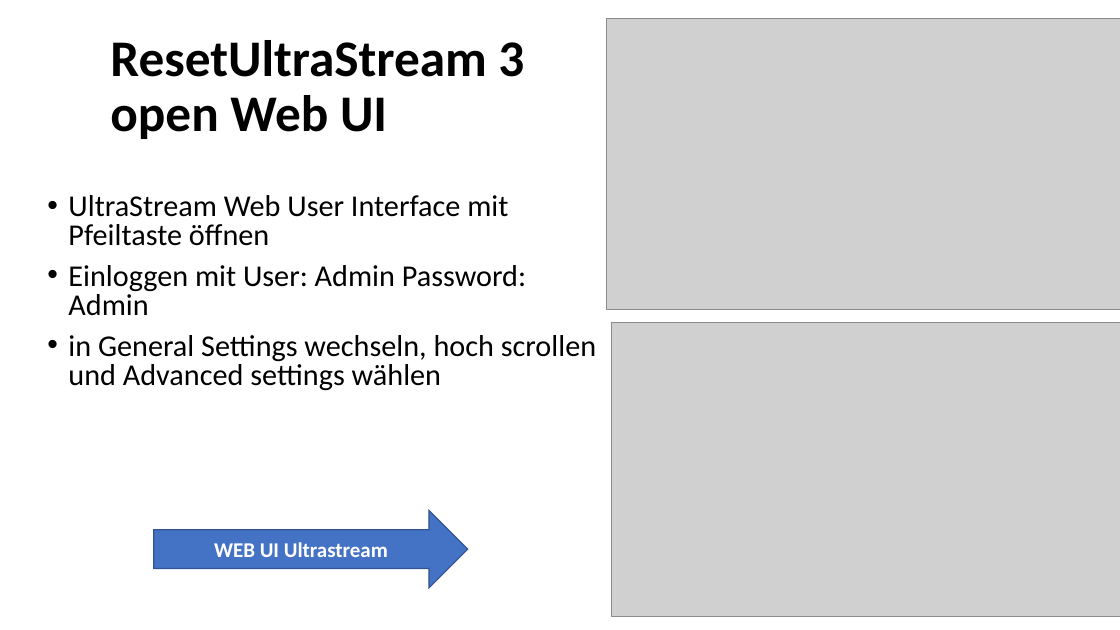
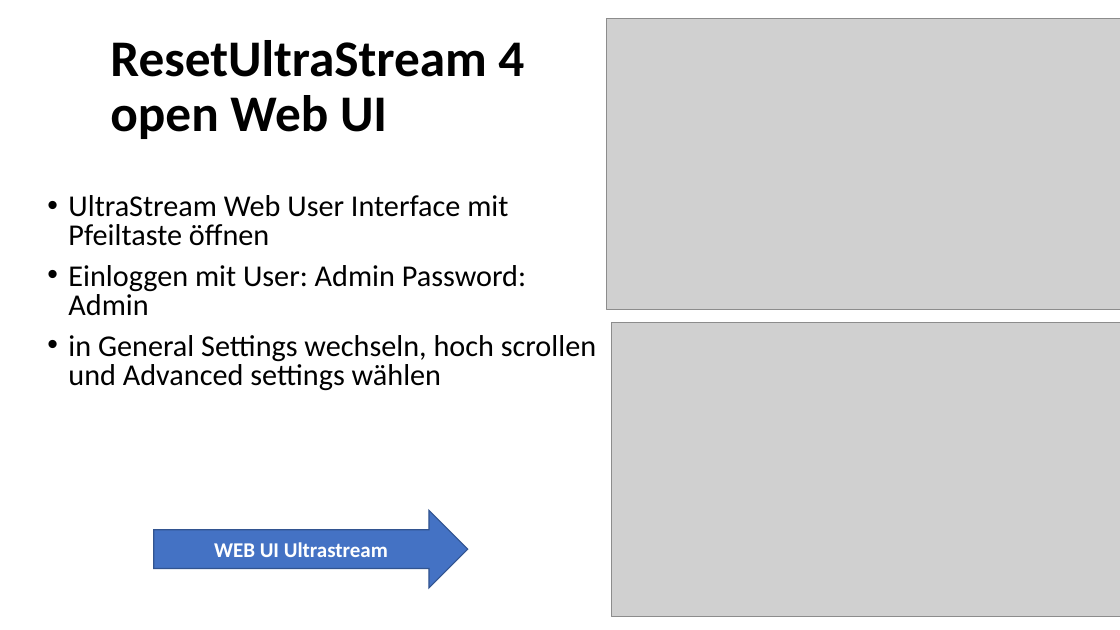
Before and after one commit to Geierwally-xD/JokiAutomation, a slide deck: slide 4 of docu/ResetUltraStream.pptx (slide 3 before the commit). Drawn at 1120x630 pixels with LibreOffice and Linux fonts; fonts in the diff are those of the drawing; grey boxes stand for pictures. Boxes give left, top, right and bottom in pixels: in the first picture for what was removed or moved away, otherwise in the second. Text is boxed around its words. In the diff, an @@ line names an element or a change of style, - is before the commit and + after.

```diff
--- a/docu/ResetUltraStream.pptx
+++ b/docu/ResetUltraStream.pptx
@@ title at box(110, 40, 524, 139): text changed @@
-ResetUltraStream 3
-open Web UI
+ResetUltraStream 4
+open Web UI
```
Also in this commit, not shown: 8 other slides changed, 1 slide added, 14 other files.
